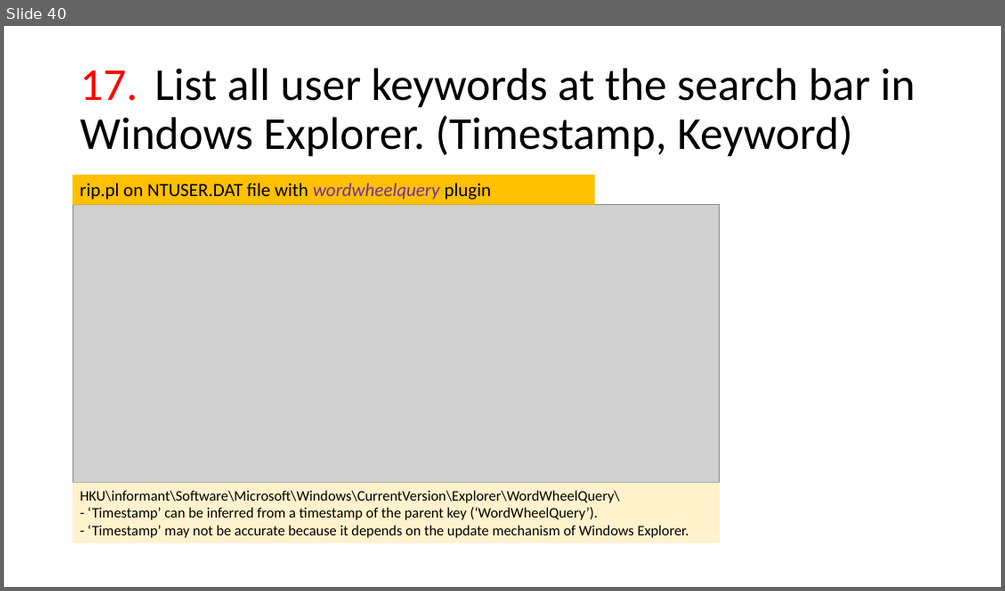
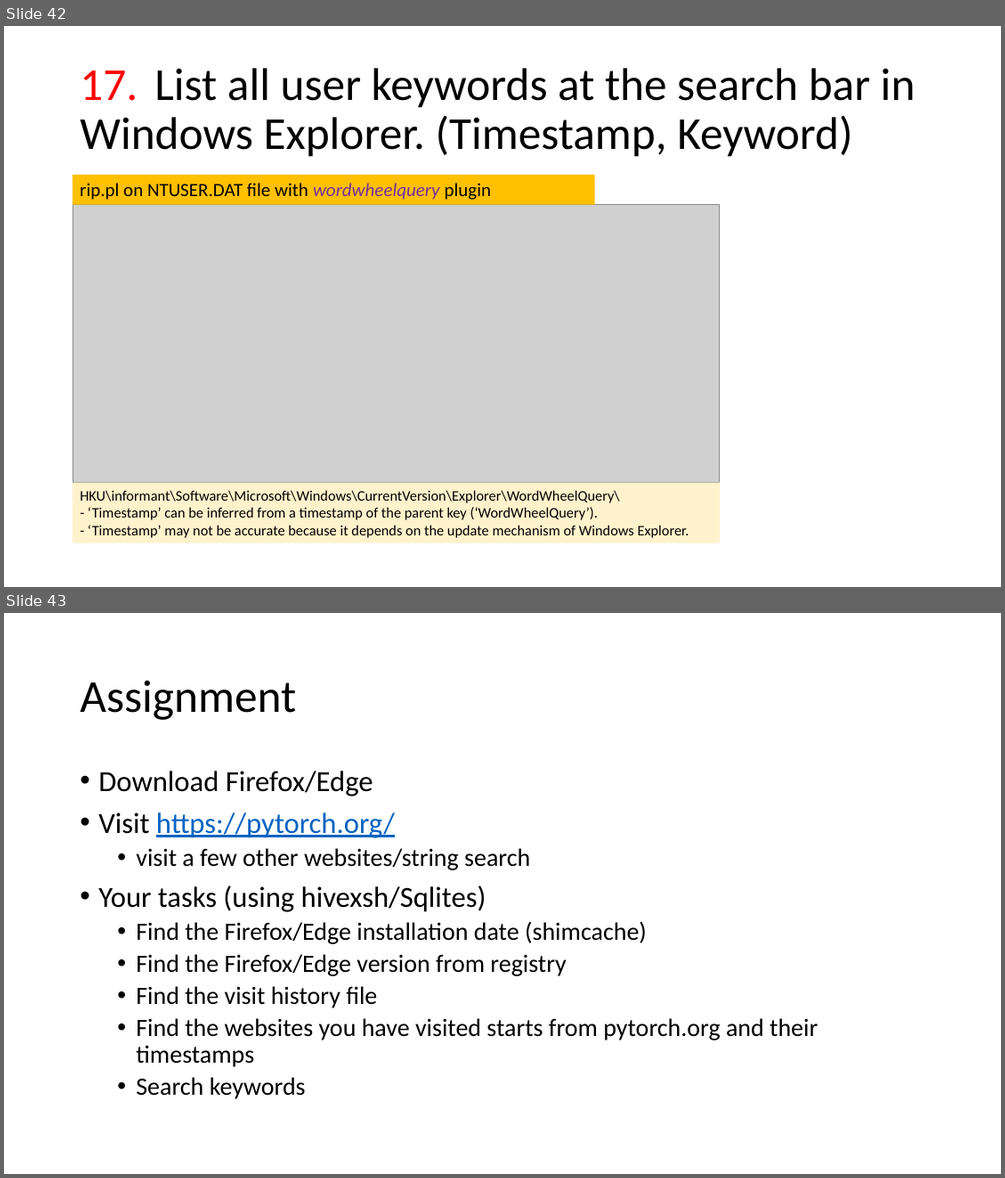
Before and after one commit to frankwxu/digital-forensics-lab, a slide deck: NIST_Data_Leakage_Case/NIST_Data_Leakage_03_WebHistory_SQL.pptx. Shown one above the other, each under a label of ours: slide 40 before the commit, slides 42 and 43 after it. The pictures are 1005x591 and 1005x1178 pixels, drawn with LibreOffice and Linux fonts; fonts in the diff are those of the drawing; grey boxes stand for pictures; background and template pictures are left out. Boxes give left, top, right and bottom in pixels: in the first picture for what was removed or moved away, otherwise in the second. Text is boxed around its words. In the diff, an @@ line names an element or a change of style, - is before the commit and + after.

```diff
--- a/NIST_Data_Leakage_Case/NIST_Data_Leakage_03_WebHistory_SQL.pptx
+++ b/NIST_Data_Leakage_Case/NIST_Data_Leakage_03_WebHistory_SQL.pptx
@@ slide 43 added at [4, 613, 1001, 1174], background #FFFFFF @@
@@ title added at [80, 680, 296, 720], 44 pt, text #000000 @@
+Assignment
@@ text added at [98, 771, 817, 1099], 24 pt, text #000000 @@
+• Download Firefox/Edge
+• Visit https://pytorch.org/
+  • visit a few other websites/string search
+• Your tasks (using hivexsh/Sqlites)
+  • Find the Firefox/Edge installation date (shimcache)
+  • Find the Firefox/Edge version from registry
+  • Find the visit history file
+  • Find the websites you have visited starts from pytorch.org and their timestamps
+  • Search keywords
@@ what was slide 40 is now slide 42 @@
```
Also in this commit, not shown: 1 slide changed, 2 other slides added, 8 other files.
